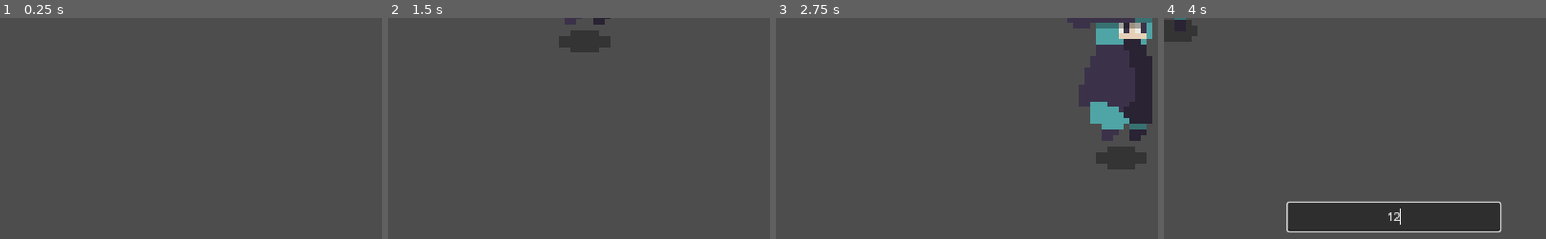
Above: before the commit, frames 1-4 (left to right).
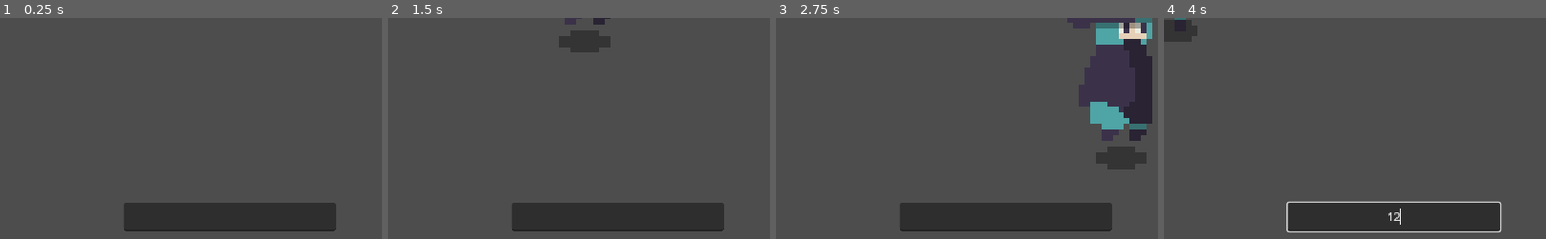
Above: after the commit, the same moments.

Repository: MRluUnity/GodotProject
Game: Godot game, scene res://test/main_test.tscn
The game is run twice, just before and just after one commit, with the same random seed, the same clock (stepped at 60 frames per second) and the same inputs.
Inputs (mouse positions are % of the whole screen's width and height, from its top left):
- Up to frame 1 (0.25 s): no input
- Up to frame 2 (1.5 s): tap Enter (action_accept) at 0.5, 0.6, 1.35 s; hold D (action_right) 0.53-1.28 s; hold S (action_down) from 1.28 s (still down)
- Up to frame 3 (2.75 s): release S (action_down) at 2.03 s; hold D (action_right) from 2.03 s (still down); tap Enter (action_accept) at 2.1 s
- Up to frame 4 (4 s): release D (action_right) at 2.78 s; hold W (action_up) 2.78-3.5 s; tap Enter (action_accept) at 2.85 s; click (53, 95) at 3.52 s; type "12" at 3.6 s
The pictures show only the part of the screen within x 22-72%, y 50-100%; the shares and areas given below are measured in that part.

The runs differ from the first frame. In frame 1, 7.2% of the frame differs, in the area x 32-88%, y 83-97%; in frame 2, 7.2%; in frame 3, 7.2%; in frame 4, nothing differs.
Error after the commit: Attempt to call function 'get_config' in base 'null instance' on a null instance. (res://scripts/ui/control_test.gd:16)

Commit message:
多次尝试写一个能读取json文件的单例，但是各种各样的报错，等学习下相关知识再写，先废弃

Diff:
--- a/Scenes/enemy_health_bar.tscn
+++ b/Scenes/enemy_health_bar.tscn
@@ -1,6 +1,6 @@
 [gd_scene load_steps=2 format=3 uid="uid://bppu8l7vav1ii"]
 
-[ext_resource type="Script" path="res://scripts/enemy_health_bar.gd" id="1_lwekj"]
+[ext_resource type="Script" path="res://scripts/ui/enemy_health_bar.gd" id="1_my2nt"]
 
 [node name="Enemy_Health_Bar" type="Control"]
 layout_mode = 3
@@ -9,7 +9,7 @@
 anchor_bottom = 1.0
 grow_horizontal = 2
 grow_vertical = 2
-script = ExtResource("1_lwekj")
+script = ExtResource("1_my2nt")
 
 [node name="ProgressBar" type="ProgressBar" parent="."]
 layout_mode = 1
--- a/Scenes/player.tscn
+++ b/Scenes/player.tscn
@@ -1,6 +1,6 @@
 [gd_scene load_steps=12 format=3 uid="uid://dod37ps8ek8p4"]
 
-[ext_resource type="Script" path="res://scripts/player.gd" id="1_j0djb"]
+[ext_resource type="Script" path="res://scripts/player/player.gd" id="1_52wnr"]
 [ext_resource type="Texture2D" uid="uid://diou47q2x88yc" path="res://arts/player/B_witch_idle.png" id="2_7c544"]
 [ext_resource type="Texture2D" uid="uid://dcqbde1nu070m" path="res://arts/player/B_witch_attack.png" id="3_4wfbq"]
 [ext_resource type="Texture2D" uid="uid://cmwdd18kco6f3" path="res://arts/player/B_witch_run.png" id="4_okabv"]
@@ -293,7 +293,7 @@
 
 [node name="Player" type="CharacterBody2D"]
 up_direction = Vector2(0, 1)
-script = ExtResource("1_j0djb")
+script = ExtResource("1_52wnr")
 metadata/_edit_group_ = true
 
 [node name="Sprite2D" type="Sprite2D" parent="."]
--- a/Scenes/player_health_bar.tscn
+++ b/Scenes/player_health_bar.tscn
@@ -1,6 +1,6 @@
 [gd_scene load_steps=2 format=3 uid="uid://btuybav277gxg"]
 
-[ext_resource type="Script" path="res://scripts/player_health_bar.gd" id="1_pp85y"]
+[ext_resource type="Script" path="res://scripts/ui/player_health_bar.gd" id="1_8ibq8"]
 
 [node name="Player_Health_Bar" type="Control"]
 layout_mode = 3
@@ -9,7 +9,7 @@
 anchor_bottom = 1.0
 grow_horizontal = 2
 grow_vertical = 2
-script = ExtResource("1_pp85y")
+script = ExtResource("1_8ibq8")
 
 [node name="ProgressBar" type="ProgressBar" parent="."]
 layout_mode = 0
--- /dev/null
+++ b/scripts/tool/json_file_load.gd
@@ -0,0 +1,19 @@
+extends Node
+
+# 用于存储配置的字典,出问题了，先废弃
+var config = {}
+
+func _ready():
+	var resource_importer = ResourceImporter.new.call()
+	if resource_importer.load("res://profile/word_ability_profile.json"):
+		var content = resource_importer.get_as_text()
+		resource_importer.close()
+
+		var json = JSON.new().parse(content)
+		config = json["result"]
+		print(config)
+	else:
+		print("无法打开文件.")
+
+func get_config():
+	return config
--- a/scripts/control_test.gd
+++ b/scripts/ui/control_test.gd
@@ -2,6 +2,7 @@
 
 @export var damage : float = 10
 @export var heal_damage : float = 10
+var text_json
 var attack_text = {"name" = "attack", "damage" = damage, "heal" = 0, "mana" = 5, "slow_time" = 0}
 var heal_text = {"name" = "heal", "damage" = 0, "heal" = heal_damage, "mana" = 5, "slow_time" = 0}
 var input_text = ""
@@ -11,6 +12,8 @@
 signal heal(damage : float)
 
 func _ready():
+	text_json = get_node("/root/json_file_load.gd")
+	print(text_json.get_config())
 	hide()
 	line_eidt_is_show.emit(false)
 
--- a/test/control_test.tscn
+++ b/test/control_test.tscn
@@ -1,6 +1,6 @@
 [gd_scene load_steps=2 format=3 uid="uid://brm0n0do7bgx0"]
 
-[ext_resource type="Script" path="res://scripts/control_test.gd" id="1_b4peh"]
+[ext_resource type="Script" path="res://scripts/ui/control_test.gd" id="1_37caw"]
 
 [node name="Control" type="Control"]
 layout_mode = 3
@@ -9,7 +9,7 @@
 anchor_bottom = 1.0
 grow_horizontal = 2
 grow_vertical = 2
-script = ExtResource("1_b4peh")
+script = ExtResource("1_37caw")
 
 [node name="LineEdit" type="LineEdit" parent="."]
 layout_mode = 1
--- a/test/enemy_test.tscn
+++ b/test/enemy_test.tscn
@@ -1,6 +1,6 @@
 [gd_scene load_steps=14 format=3 uid="uid://bov0x7w7w8ghw"]
 
-[ext_resource type="Script" path="res://scripts/enemy_test.gd" id="1_t5ic5"]
+[ext_resource type="Script" path="res://scripts/enemy/enemy_test.gd" id="1_bybte"]
 [ext_resource type="Texture2D" uid="uid://caaca4g655y8m" path="res://arts/enemy/idle.png" id="2_nv72a"]
 [ext_resource type="Texture2D" uid="uid://15pq0n3ynfbq" path="res://arts/enemy/run.png" id="3_8a3e1"]
 [ext_resource type="Texture2D" uid="uid://bqa72vitmdiey" path="res://arts/enemy/hit.png" id="4_7bwe3"]
@@ -279,7 +279,7 @@
 
 [node name="enemy" type="Area2D"]
 scale = Vector2(10, 10)
-script = ExtResource("1_t5ic5")
+script = ExtResource("1_bybte")
 
 [node name="Sprite2D" type="Sprite2D" parent="."]
 texture = ExtResource("2_nv72a")
Renamed: scripts/enemy_test.gd -> scripts/enemy/enemy_test.gd
Renamed: scripts/player.gd -> scripts/player/player.gd
Renamed: scripts/enemy_health_bar.gd -> scripts/ui/enemy_health_bar.gd
Renamed: scripts/player_health_bar.gd -> scripts/ui/player_health_bar.gd
